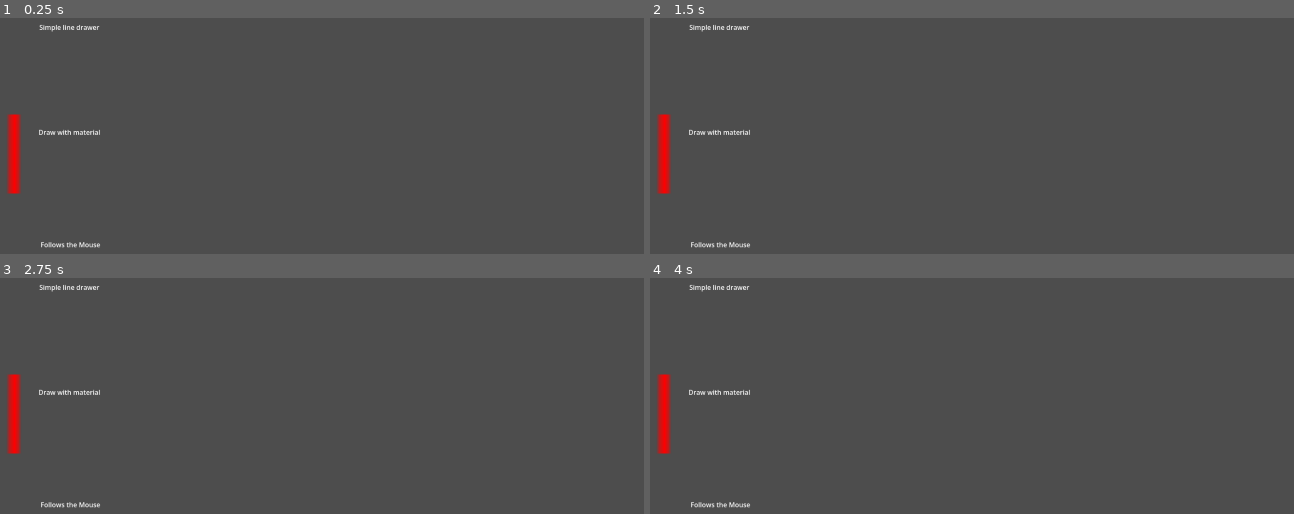
Above: before the commit, frames 1-4 (two rows, left to right).
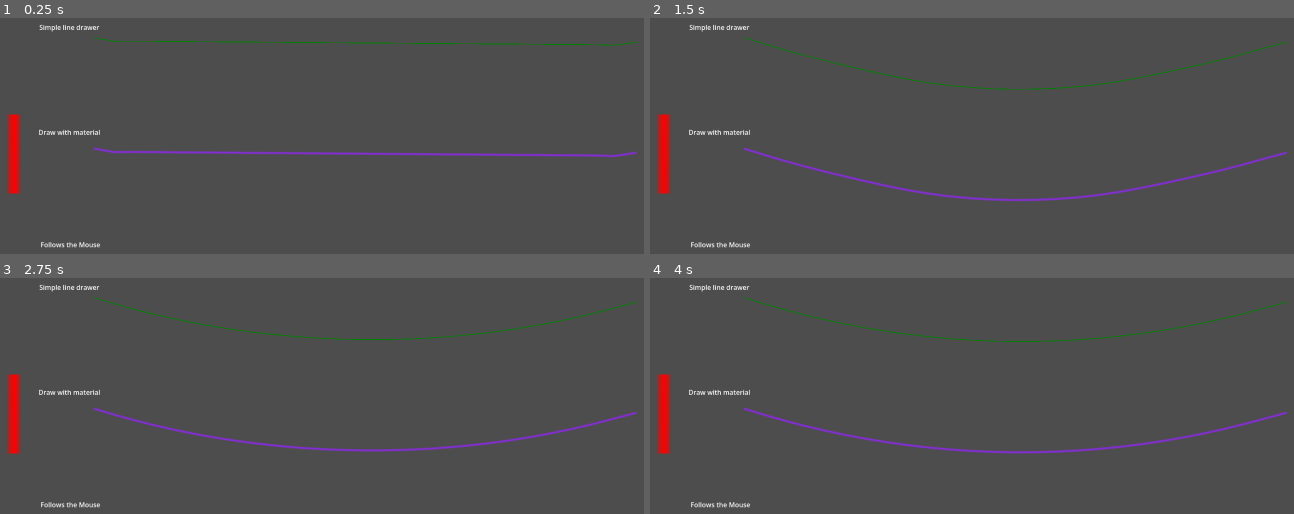
Above: after the commit, the same moments.

Repository: bennbollay/godot-rope
Game: Godot game, scene res://test/test_rope_vfx.tscn
Same seed, same stepped clock (60 frames per second), same inputs: the game is played once before the commit and once after it. The project has no main scene, so this scene is started directly.
Inputs (mouse positions are in pixels of both pictures, inside the frame that each line leads up to):
- Up to frame 1 (0.25 s): no input
- Up to frame 2 (1.5 s): tap Enter (ui_accept) at 0.5, 0.77 s; move the mouse to (1190, 237) at 0.52 s; hold Right (ui_right) 0.53-1.28 s; move the mouse to (outside the picture) at 1.27 s; hold Down (ui_down) from 1.28 s (still down)
- Up to frame 3 (2.75 s): tap Enter (ui_accept) at 1.52 s; move the mouse to (444, 405) at 2.02 s; release Down (ui_down) at 2.03 s; hold Right (ui_right) from 2.03 s (still down)
- Up to frame 4 (4 s): move the mouse to (outside the picture) at 2.77 s; tap Enter (ui_accept) at 3.02, 3.5, 3.77 s; move the mouse to (outside the picture) at 3.52 s; release Right (ui_right) at 3.53 s; hold Left (ui_left) from 3.53 s (still down)

The runs differ from the first frame. In frame 1, 1.5% of the frame differs, in the area x 14-100%, y 8-59%; in frame 2, 1.5%, in the area x 14-100%, y 8-78%; in frame 3, 1.5%; in frame 4, 1.5%.
Error before the commit: Parse Error: Preload file "res://rope/rope_piece.tscn" does not exist. (res://rope2d/rope.gd:5)

Commit message:
More touchups

Diff:
--- a/rope2d/rope.gd
+++ b/rope2d/rope.gd
@@ -2,8 +2,8 @@
 
 class_name Rope2D
 
-var RopePieceScene := preload("res://rope/rope_piece.tscn")
-var RopeEndPieceScene = preload("res://rope/rope_end_piece.tscn")
+var RopePieceScene := preload("res://rope2d/rope_piece.tscn")
+var RopeEndPieceScene = preload("res://rope2d/rope_end_piece.tscn")
 
 const DEFAULT_PIECE_LENGTH := 20.0
 const LOCATION_TOLERANCE := 4.0
--- a/rope2d/rope_draw_gradient.tscn
+++ b/rope2d/rope_draw_gradient.tscn
@@ -15,7 +15,7 @@
 
 class_name RopeDrawGradient
 
-var rope: Rope
+var rope: Rope2D
 
 
 func _ready() -> void:
@@ -31,7 +31,7 @@
 	points = rope.get_points()
 
 
-func set_rope(draw_rope: Rope):
+func set_rope(draw_rope: Rope2D):
 	rope = draw_rope
 
 
@@ -50,7 +50,7 @@
 	grad_texture.gradient.colors = colors
 "
 
-[node name="RopeDrawGradient" type="Line2D"]
+[node name="RopeDrawGradient" type="Line2D" unique_id=211892333]
 rotation = 0.0016605188
 points = PackedVector2Array(5, 10, 1687.8226, 1096.1989)
 width = 50.0
--- a/rope2d/rope_end_piece.tscn
+++ b/rope2d/rope_end_piece.tscn
@@ -1,6 +1,6 @@
-[gd_scene load_steps=3 format=3 uid="uid://bhof88x0fym2i"]
+[gd_scene format=3 uid="uid://bhof88x0fym2i"]
 
-[ext_resource type="Script" path="res://rope/rope_end_piece.gd" id="1_mr5ka"]
+[ext_resource type="Script" uid="uid://jljtv8e2vyiy" path="res://rope2d/rope_end_piece.gd" id="1_mr5ka"]
 
 [sub_resource type="CircleShape2D" id="CircleShape2D_vfguq"]
 
--- a/rope2d/rope_piece.tscn
+++ b/rope2d/rope_piece.tscn
@@ -1,6 +1,6 @@
-[gd_scene load_steps=3 format=3 uid="uid://b11br86kuy6ke"]
+[gd_scene format=3 uid="uid://b11br86kuy6ke"]
 
-[ext_resource type="Script" path="res://rope/rope_piece.gd" id="1_tudan"]
+[ext_resource type="Script" uid="uid://eq3krsynavvh" path="res://rope2d/rope_piece.gd" id="1_tudan"]
 
 [sub_resource type="CapsuleShape2D" id="CapsuleShape2D_a78gs"]
 radius = 1.0
--- a/rope2d/wind_generator.tscn
+++ b/rope2d/wind_generator.tscn
@@ -1,6 +1,6 @@
-[gd_scene load_steps=2 format=3 uid="uid://bf5jufm3igcse"]
+[gd_scene format=3 uid="uid://bf5jufm3igcse"]
 
-[ext_resource type="Script" path="res://rope/wind_generator.gd" id="1_u4qpv"]
+[ext_resource type="Script" uid="uid://0dn7o21o6apf" path="res://rope2d/wind_generator.gd" id="1_u4qpv"]
 
-[node name="WindGenerator" type="Area2D"]
+[node name="WindGenerator" type="Area2D" unique_id=303996806]
 script = ExtResource("1_u4qpv")
--- a/test/test_rope_vfx.tscn
+++ b/test/test_rope_vfx.tscn
@@ -1,7 +1,7 @@
 [gd_scene format=3 uid="uid://dogt8gf41hn5g"]
 
 [ext_resource type="Script" uid="uid://dwj2lkvi7f0c1" path="res://test/test_rope_vfx.gd" id="1_4hj3c"]
-[ext_resource type="PackedScene" uid="uid://bhof88x0fym2i" path="res://rope/rope_end_piece.tscn" id="2_toorh"]
+[ext_resource type="PackedScene" uid="uid://bhof88x0fym2i" path="res://rope2d/rope_end_piece.tscn" id="2_toorh"]
 
 [sub_resource type="Gradient" id="Gradient_ru52x"]
 offsets = PackedFloat32Array(0, 0.2137931, 0.55263156, 0.8172414, 1)
@@ -13,44 +13,44 @@
 fill_from = Vector2(1, 0.86752135)
 fill_to = Vector2(1, 0.12820514)
 
-[node name="TestRopeVfx" type="Node2D"]
+[node name="TestRopeVfx" type="Node2D" unique_id=2073433088]
 script = ExtResource("1_4hj3c")
 
-[node name="Simple Line Drawer" type="Label" parent="."]
+[node name="Simple Line Drawer" type="Label" parent="." unique_id=1427622690]
 offset_left = 181.0
 offset_top = 61.0
 offset_right = 326.0
 offset_bottom = 84.0
 text = "Simple line drawer"
 
-[node name="RopeStartPiece" parent="." instance=ExtResource("2_toorh")]
+[node name="RopeStartPiece" parent="." unique_id=1293488136 instance=ExtResource("2_toorh")]
 position = Vector2(314, 98)
 gravity_scale = 0.0
 freeze = true
 
-[node name="RopeEndPiece" parent="." instance=ExtResource("2_toorh")]
+[node name="RopeEndPiece" parent="." unique_id=993021782 instance=ExtResource("2_toorh")]
 position = Vector2(1618, 108)
 gravity_scale = 0.1
 freeze = true
 
-[node name="Fixed on Both Ends2" type="Label" parent="."]
+[node name="Fixed on Both Ends2" type="Label" parent="." unique_id=98980659]
 offset_left = 179.0
 offset_top = 313.0
 offset_right = 328.0
 offset_bottom = 336.0
 text = "Draw with material"
 
-[node name="RopeStartPiece2" parent="." instance=ExtResource("2_toorh")]
+[node name="RopeStartPiece2" parent="." unique_id=2135329876 instance=ExtResource("2_toorh")]
 position = Vector2(312, 364)
 gravity_scale = 0.0
 freeze = true
 
-[node name="RopeEndPiece2" parent="." instance=ExtResource("2_toorh")]
+[node name="RopeEndPiece2" parent="." unique_id=1187610810 instance=ExtResource("2_toorh")]
 position = Vector2(1616, 374)
 gravity_scale = 0.1
 freeze = true
 
-[node name="GradientTest" type="Line2D" parent="."]
+[node name="GradientTest" type="Line2D" parent="." unique_id=1253542947]
 position = Vector2(115, 272)
 rotation = 0.0016605188
 points = PackedVector2Array(5, 10, 5, 200)
@@ -58,14 +58,14 @@
 texture = SubResource("GradientTexture2D_vddhv")
 texture_mode = 1
 
-[node name="Follows the Mouse" type="Label" parent="."]
+[node name="Follows the Mouse" type="Label" parent="." unique_id=1071456579]
 offset_left = 184.0
 offset_top = 583.0
 offset_right = 333.0
 offset_bottom = 606.0
 text = "Follows the Mouse"
 
-[node name="RopeStartPiece3" parent="." instance=ExtResource("2_toorh")]
+[node name="RopeStartPiece3" parent="." unique_id=1078165618 instance=ExtResource("2_toorh")]
 position = Vector2(310, 665)
 gravity_scale = 0.0
 freeze = true
